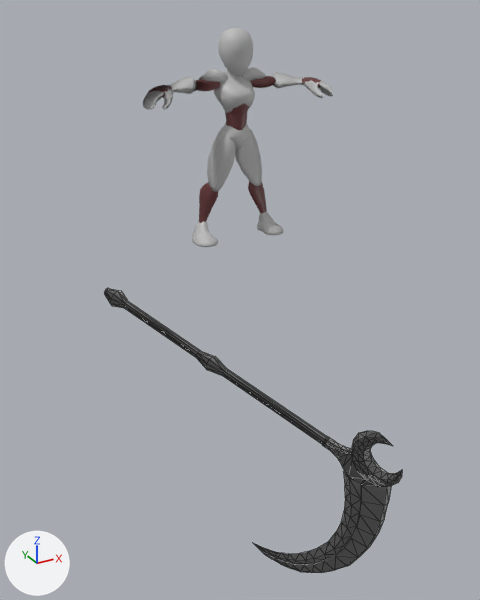
The FBX model Assets/Animation/CharacterAnimations/HorsemanDeath_Animation_Death.fbx: old version first, new version second.
The view is the same before and after, from a 50 mm camera at (-2.78, -5.16, 1.91) aimed at (-0.58, -1.15, -0.09). The lights are fixed; the arrows at lower left show +X, +Y and +Z. Mesh edges are drawn as thin lines on the coarser meshes. Where no turn or scale is listed for an object, it has been applied to the vertices.

Objects in the first picture: 'Scythe', 'base_mesh'.
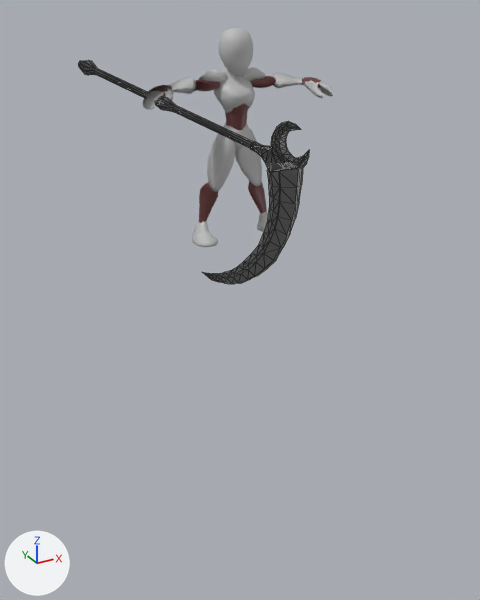
Boxes [x1, y1, x2, y2] around the edits, measured in the pictures (480 x 600 px):
'Scythe', moved
    before: [104, 288, 402, 573]
    after: [78, 60, 309, 284]

Diff of the bpy script that builds the scene:
```diff
--- a/Assets/Animation/CharacterAnimations/HorsemanDeath_Animation_Death.fbx.py
+++ b/Assets/Animation/CharacterAnimations/HorsemanDeath_Animation_Death.fbx.py
@@ ob_scythe @@
 ob_scythe = bpy.data.objects.new('Scythe', me_mesh_001)
-ob_scythe.location = (-0.755, -0.148, 1.252)
+ob_scythe.location = (-0.334, 1.456, 2.641)
```
